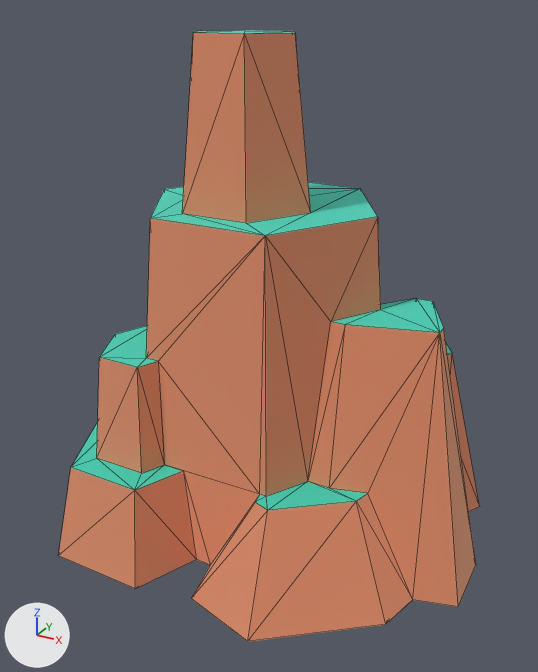
The glTF model packs/nature-kit/rock-tallb.glb: old version first, new version second.
One viewpoint serves both versions: a 50 mm camera at (0.57, -1.147, 0.867) aimed at (-0.032, -0.053, 0.32). Every picture has the same lights, and +X, +Y and +Z are marked at lower left. The first picture is the older version. Mesh edges are drawn as thin lines. Where no turn or scale is listed for an object, it has been applied to the vertices.

Names of what the first picture shows: 'rock_tallB'.
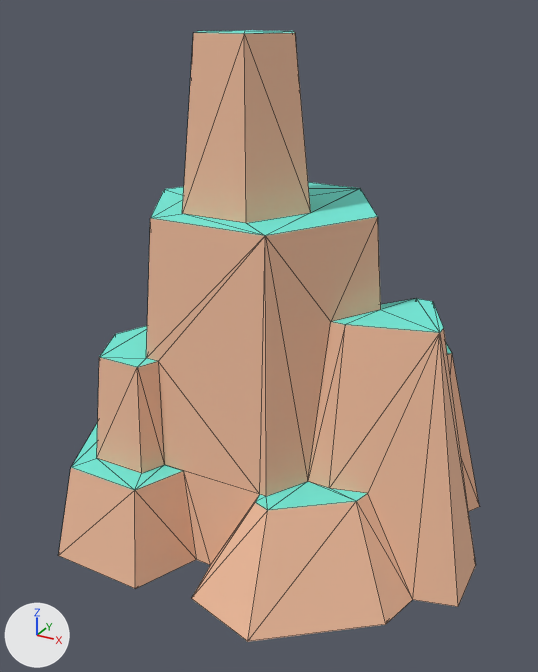
The change, as a diff of the scene's bpy script:
```diff
--- a/packs/nature-kit/rock-tallb.glb.py
+++ b/packs/nature-kit/rock-tallb.glb.py
@@ mat_dirt @@
 mat_dirt.base_color = (0.886, 0.514, 0.341)  # beige #f2be9e
-mat_dirt.metallic = 1.0
 mat_dirt.roughness = 1.0
@@ mat_grass @@
 mat_grass.base_color = (0.173, 0.847, 0.722)  # cyan #73eddd
-mat_grass.metallic = 1.0
 mat_grass.roughness = 1.0
@@ ob_tmpparent @@
-ob_tmpparent = bpy.data.objects.new('tmpParent', None)
-ob_tmpparent.location = (0.0, 0.0, 0.0)
```

Pixel boxes (x1, y1, x2, y2) of what changed, in the pictures (538 x 672 px):
'rock_tallB', surface changed: (58, 30, 479, 642) in both
